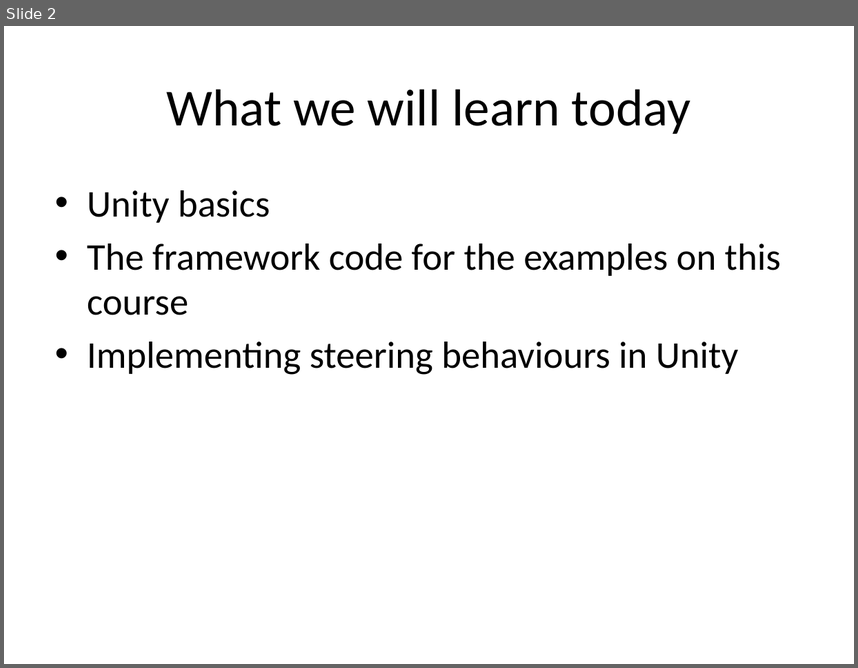
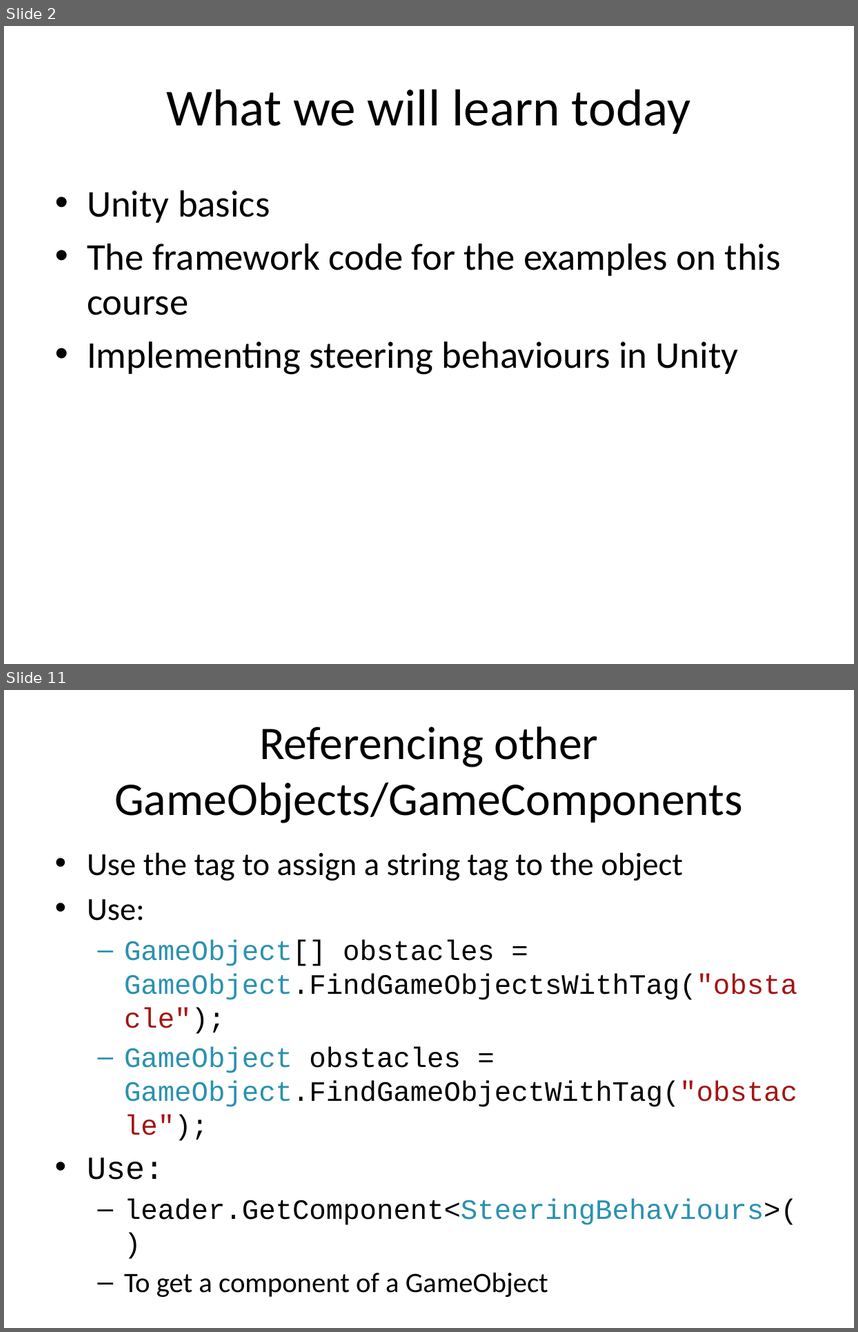
Before and after one commit to skooter500/UnitySteeringBehaviours, a slide deck: Lectures/Game AI 3.pptx. Shown one above the other, each under a label of ours: slide 2 before the commit, slides 2 and 11 after it; the slides between them are not shown. The pictures are 858x668 and 858x1332 pixels, drawn with LibreOffice and Linux fonts; fonts in the diff are those of the drawing; background and template pictures are left out. Boxes give left, top, right and bottom in pixels: in the first picture for what was removed or moved away, otherwise in the second. Text is boxed around its words. In the diff, an @@ line names an element or a change of style, - is before the commit and + after.

```diff
--- a/Lectures/Game AI 3.pptx
+++ b/Lectures/Game AI 3.pptx
@@ slide 11 added at <box>4,690,854,1328</box>, background #FFFFFF @@
@@ title added at <box>114,727,742,823</box>, 39.6 pt, text #000000 @@
+Referencing other GameObjects/GameComponents
@@ text added at <box>87,852,797,1297</box>, 23.8 pt, text #000000 @@
+• Use the tag to assign a string tag to the object
+• Use:
+  – GameObject[] obstacles = GameObject.FindGameObjectsWithTag("obstacle");
+  – GameObject obstacles = GameObject.FindGameObjectWithTag("obstacle");
+• Use:
+  – leader.GetComponent<SteeringBehaviours>()
+  – To get a component of a GameObject
```
Also in this commit, not shown: 22 other slides added, 19 other files.
